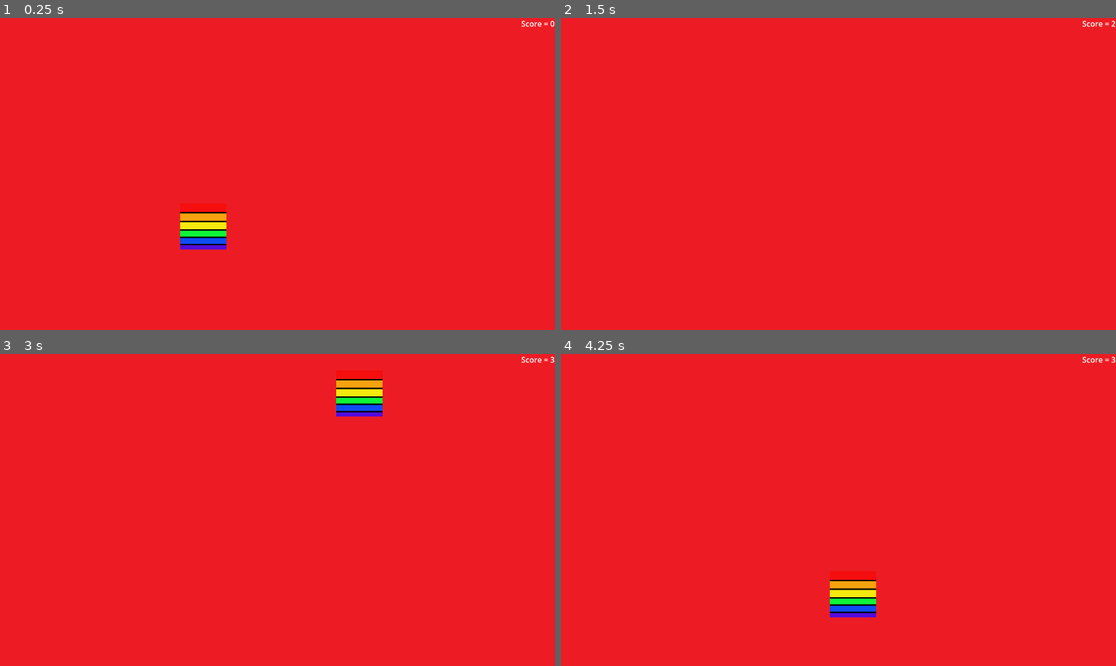
Above: before the commit, frames 1-4 (two rows, left to right).
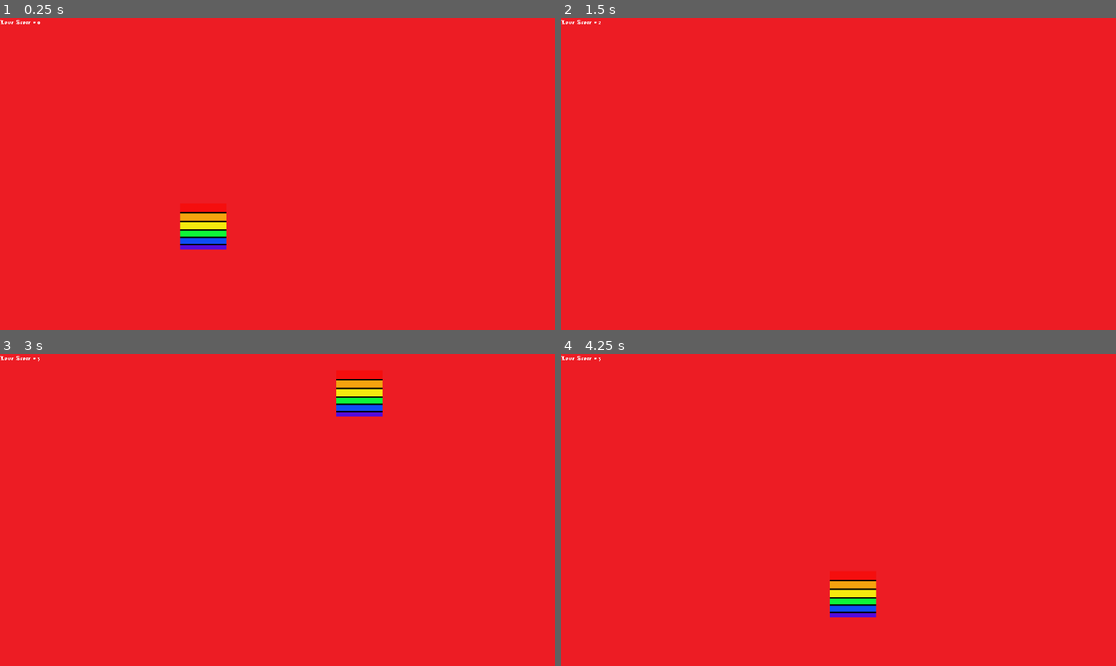
Above: after the commit, the same moments.

Repository: Kuro-Tie/freedom-game
Game: Godot game, scene res://scenes/random_button_clicker.tscn
Same seed, same stepped clock (60 frames per second), same inputs: the game is played once before the commit and once after it.
Inputs (mouse positions are in pixels of both pictures, inside the frame that each line leads up to):
- Up to frame 1 (0.25 s): no input
- Up to frame 2 (1.5 s): click (766, 227) at 0.5 s; click (794, 283) at 1.25 s
- Up to frame 3 (3 s): click (133, 619) at 2 s; tap Enter at 2.75 s
- Up to frame 4 (4.25 s): tap Space at 3.5 s

The runs differ from the first frame. In frame 1, 0.1% of the frame differs, in the area x 0-100%, y 0-3%; in frame 2, 0.1%; in frame 3, 0.1%; in frame 4, 0.1%.

Commit message:
Font added richtextlabel changed from label

Diff:
--- a/scenes/random_button_clicker.tscn
+++ b/scenes/random_button_clicker.tscn
@@ -1,8 +1,11 @@
-[gd_scene load_steps=4 format=3 uid="uid://cq0i6nnhamlmb"]
+[gd_scene load_steps=6 format=3 uid="uid://cq0i6nnhamlmb"]
 
 [ext_resource type="Script" uid="uid://cmnm36hp1bx3l" path="res://scripts/random_button_clicker.gd" id="1_b060s"]
 [ext_resource type="Texture2D" uid="uid://vi0l0jdllyeu" path="res://assets/red_background.png" id="2_4bdw1"]
 [ext_resource type="Texture2D" uid="uid://bg0p4cryqehhp" path="res://assets/asset.png" id="2_b060s"]
+[ext_resource type="FontFile" uid="uid://cb8jc1xlpjb7u" path="res://assets/fonts/Jacquard24-Regular.ttf" id="4_vyrnm"]
+
+[sub_resource type="Theme" id="Theme_vyrnm"]
 
 [node name="RandomButtonClicker" type="Node"]
 script = ExtResource("1_b060s")
@@ -14,6 +17,17 @@
 grow_horizontal = 2
 grow_vertical = 2
 texture = ExtResource("2_4bdw1")
+
+[node name="Score_Number" type="RichTextLabel" parent="."]
+anchors_preset = 15
+anchor_right = 1.0
+anchor_bottom = 1.0
+grow_horizontal = 2
+grow_vertical = 2
+size_flags_vertical = 3
+theme = SubResource("Theme_vyrnm")
+theme_override_fonts/normal_font = ExtResource("4_vyrnm")
+text = "Love Score = 0"
 
 [node name="ChangePosition_Timer" type="Timer" parent="."]
 
@@ -35,15 +49,6 @@
 offset_bottom = 40.0
 texture_normal = ExtResource("2_b060s")
 
-[node name="Score_Number" type="Label" parent="."]
-anchors_preset = 1
-anchor_left = 1.0
-anchor_right = 1.0
-offset_left = -1.0
-offset_bottom = 23.0
-grow_horizontal = 0
-text = "Score = 0"
-
 [node name="Timer_For_Label_hide" type="Timer" parent="."]
 wait_time = 2.0
 one_shot = true
--- a/scripts/random_button_clicker.gd
+++ b/scripts/random_button_clicker.gd
@@ -21,7 +21,8 @@
 	_Check_score_give_msg()#After checking score it gives Messages.
 func _add_score():#Adding score number when clicked the button
 	score_number += 1
-	$Score_Number.text = "Score = " + str(score_number)
+	print(score_number)
+	$Score_Number.text = "Love Score = " + str(score_number)
 	$ClickMe.hide()#hide if you clicked it so multiple clicks not hapen
 
 func _Check_score_give_msg():#After checking score it gives messages if equals
Binary file added: assets/fonts/Jacquard24-Regular.ttf
Not shown, added: assets/fonts/Jacquard24-Regular.ttf.import
Not shown, added: assets/fonts/OFL.txt
